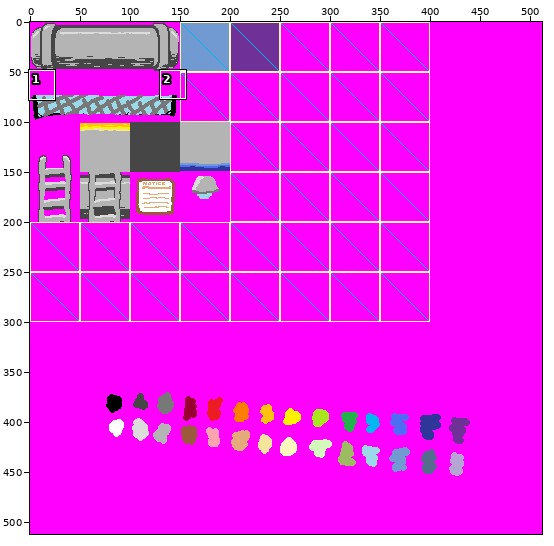
Two states of a sprite sheet, factory_tiles.png. The picture above shows the old version from afar; the outline marks the close-up.
Close-up. Earlier state:
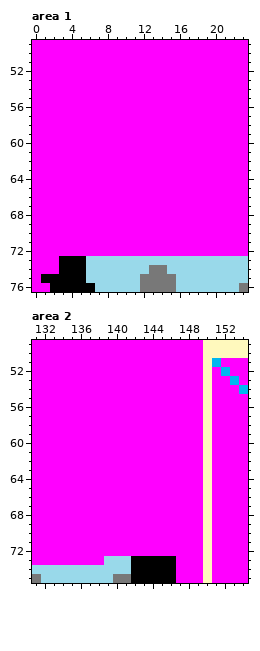
The file is 512x512 pixels. Shown: area 1: x 0..23, y 49..76; area 2: x 131..154, y 49..75. The commit also changed other parts of the picture, which this record leaves out.
After the commit:
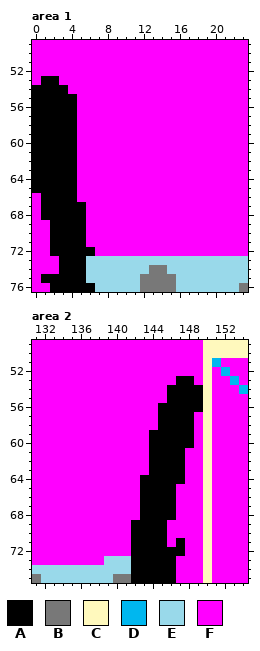
Palette (. is transparent): A #000000  B #787878  C #fff9bd  D #00b7ef  E #99d9ea  F #ff00ff
The exact change:
Area 1:
Colour F gives way to colour A in row 53 at x 1 to 2; in row 54 at x 0 to 3; in rows 55 to 65 at x 0 to 4; in row 66 at x 1 to 4; in rows 67 to 68 at x 1 to 5; in rows 69 to 71 at x 2 to 5.
Colour F gives way to colour A in row 72 at x 2 to 6.
Area 2:
Colour F gives way to colour A in row 53 at x 147 to 148; in rows 54 to 55 at x 146 to 149; in row 56 at x 145 to 149; in rows 57 to 58 at x 145 to 148; in rows 59 to 60 at x 144 to 148; in rows 61 to 63 at x 144 to 147.
Colour F gives way to colour A in row 64 at x 143 to 147; in rows 65 to 68 at x 143 to 146; in rows 69 to 70 at x 142 to 145; in row 71 at x 142 to 145 and 147; in row 72 at x 142 to 147.
Where, in picture pixels (left, top, right, bottom), the same in both close-ups:
changed: (32, 76, 95, 256)
changed: (131, 376, 203, 556)
